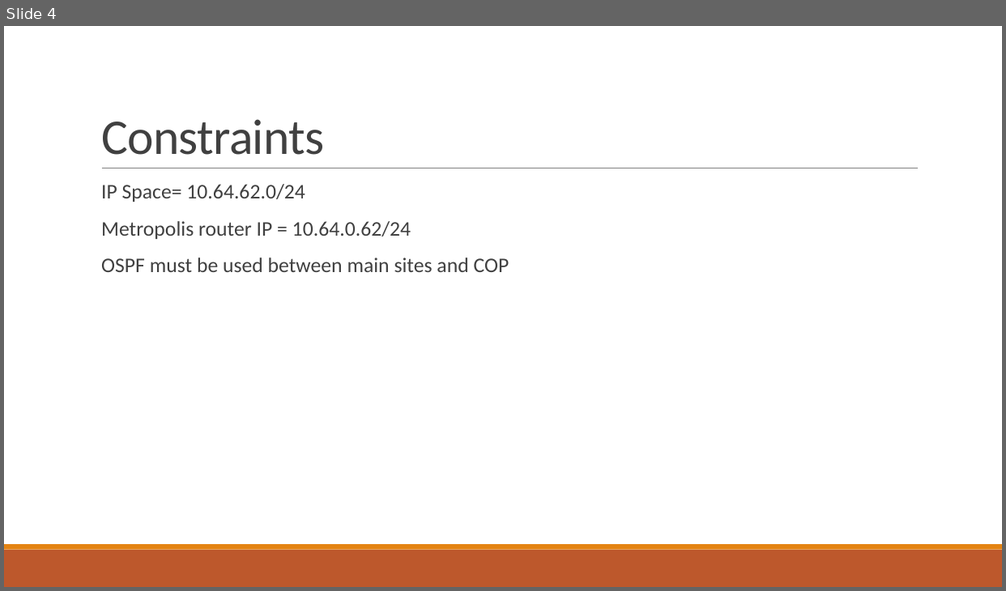
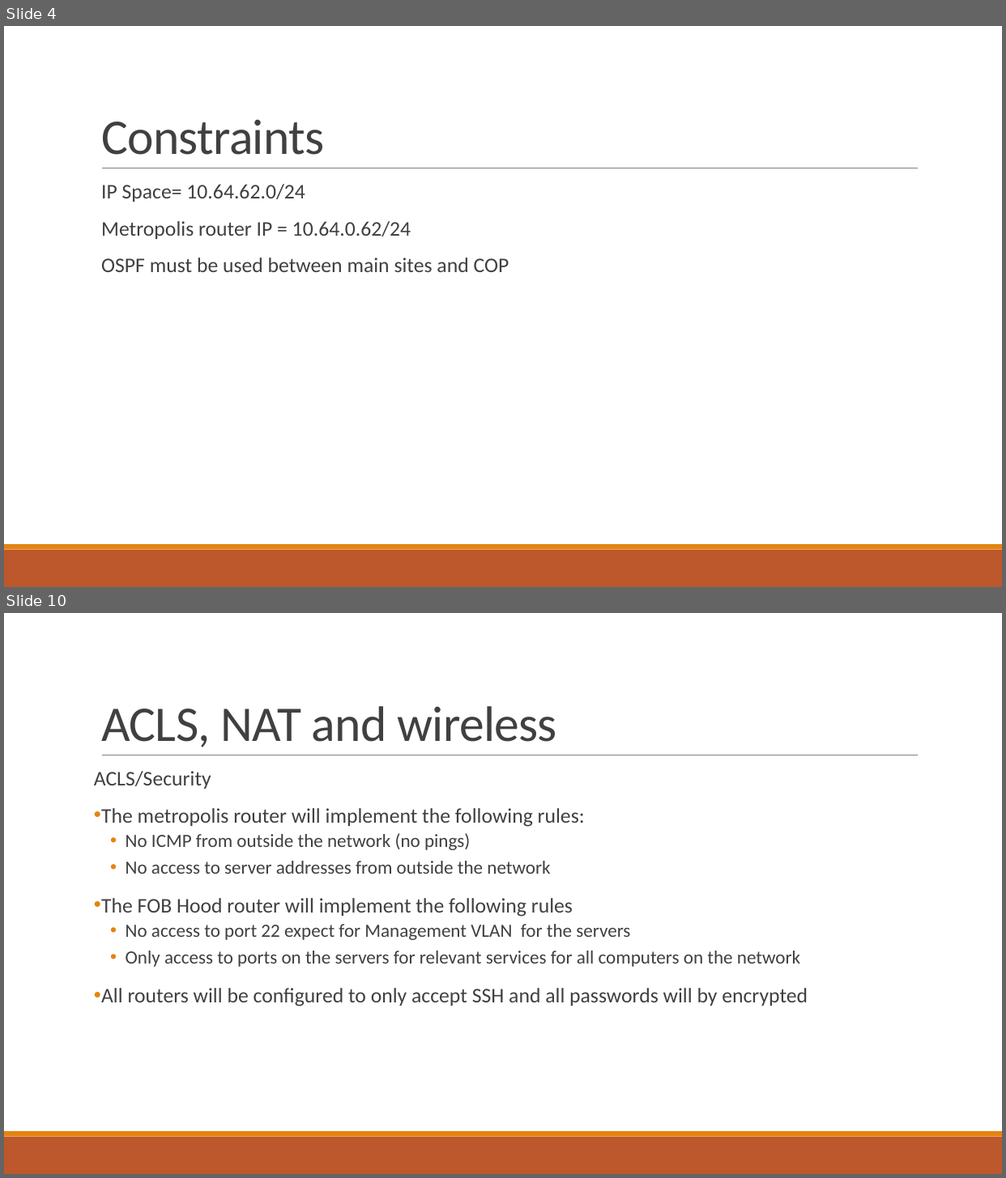
Before and after one commit to wkborn/cy350project, a slide deck: Network Proposal.pptx. Shown one above the other, each under a label of ours: slide 4 before the commit, slides 4 and 10 after it; the slides between them are not shown. The pictures are 1006x591 and 1006x1178 pixels, drawn with LibreOffice and Linux fonts; fonts in the diff are those of the drawing. Boxes give left, top, right and bottom in pixels: in the first picture for what was removed or moved away, otherwise in the second. Text is boxed around its words. In the diff, an @@ line names an element or a change of style, - is before the commit and + after.

```diff
--- a/Network Proposal.pptx
+++ b/Network Proposal.pptx
@@ slide 10 added at bbox=[4, 613, 1002, 1174], background #FFFFFF; not listed: 3 template elements that a slide beside it also shows @@
@@ title added at bbox=[101, 706, 557, 747], 48 pt, text #404040 @@
+ACLS, NAT and wireless
@@ text added at bbox=[94, 771, 808, 1007], 18 pt, text #404040 @@
+ACLS/Security
+• The metropolis router will implement the following rules:
+  • No ICMP from outside the network (no pings)
+  • No access to server addresses from outside the network
+• The FOB Hood router will implement the following rules
+  • No access to port 22 expect for Management VLAN for the servers
+  • Only access to ports on the servers for relevant services for all computers on the network
+• All routers will be configured to only accept SSH and all passwords will by encrypted
```
Also in this commit, not shown: 6 slides changed, 3 other slides added, 1 slide removed, 1 other file.
